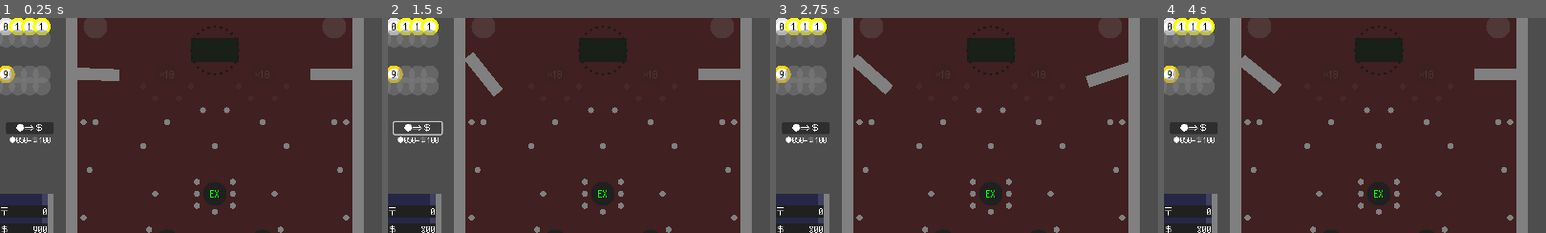
Above: before the commit, frames 1-4 (left to right).
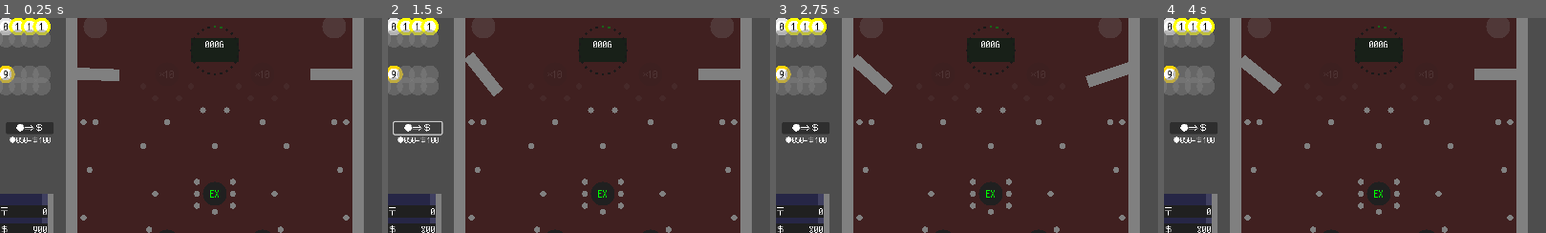
Above: after the commit, the same moments.

Repository: kamikoloss/gamball
Game: Godot game, scene res://scenes/game.tscn
The game is run twice, just before and just after one commit, with the same random seed, the same clock (stepped at 60 frames per second) and the same inputs.
Inputs:
- Up to frame 1 (0.25 s): no input
- Up to frame 2 (1.5 s): click "＄⇒●" at 0.5 s; click "●⇒＄" at 1.25 s
- Up to frame 3 (2.75 s): click "Show/Hide Debug" at 2 s
- Up to frame 4 (4 s): click "RestartGame" at 2.75 s; click "＄⇒●" at 3.5 s
The pictures show only the part of the screen within x 50-100%, y 9-59%; the shares and areas given below are measured in that part.

The runs differ from the first frame. In frame 1, 0.1% of the frame differs, in the area x 53-59%, y 3-14%; in frame 2, 0.1%; in frame 3, 0.1%; in frame 4, 0.1%.

Commit message:
ラッシュを実装した

Diff:
--- a/scripts/game.gd
+++ b/scripts/game.gd
@@ -23,9 +23,10 @@
 	[50, TaxType.Balls, 100],	# Balls 100
 	[75, TaxType.Money, 400],	# Balls 200
 	[100, TaxType.Money, 800],	# Balls 400
-	[125, TaxType.Balls, 600],	# Balls 600
 	[150, TaxType.Balls, 800],	# Balls 800
-	[175, TaxType.Balls, 1000],	# Balls 1000
+	[200, TaxType.Balls, 1600],	# Balls 1600
+	[250, TaxType.Money, 3200],	# Balls 3200
+	[300, TaxType.Money, 6400],	# Balls 6400
 ]
 
 
@@ -66,7 +67,7 @@
 # 現在ドラッグしている座標
 var _drag_position_to: Vector2
 # 引っ張りで Ball が吹き飛ぶ強さ
-# NOTE: _drag_length_max と反比例させる
+# NOTE: DRAG_LENGTH_MAX と反比例させる
 var _impulse_ratio: float = 10
 
 # 出現する Deck Ball level の初期リスト (確率込み)
@@ -94,7 +95,7 @@
 
 
 func _ready() -> void:
-	# 初期化
+	# 初期化 (ラベル用)
 	turn = 0
 	money = 1000
 	balls = 0
@@ -110,13 +111,13 @@
 	_game_ui.info_button_pressed.connect(_on_info_button_pressed)
 	_game_ui.people_touch_button_pressed.connect(_on_people_touch_button_pressed)
 	# Signal (Hole)
-	for maybe_hole in get_tree().get_nodes_in_group("hole"):
-		if maybe_hole is Hole:
-			maybe_hole.ball_entered.connect(_on_hole_ball_entered)
+	for node in get_tree().get_nodes_in_group("hole"):
+		if node is Hole:
+			node.ball_entered.connect(_on_hole_ball_entered)
 	# Signal (Product)
-	for maybe_product in _products.get_children():
-		if maybe_product is Product:
-			maybe_product.icon_pressed.connect(_on_product_icon_pressed)
+	for node in _products.get_children():
+		if node is Product:
+			node.icon_pressed.connect(_on_product_icon_pressed)
 
 	# GameUi
 	_game_ui.refresh_balls_slot_deck(_deck_level_list)
@@ -249,9 +250,8 @@
 			var level = _extra_level_list.pick_random()
 			var new_ball = _create_new_ball(level)
 			_billiards.spawn_extra_ball(new_ball)
-			# 抽選中でない場合: パチンコのラッシュ抽選を開始する
-			if not _pachinko.is_lottery_now:
-				_pachinko.start_lottery()
+			# パチンコのラッシュ抽選を開始する
+			_pachinko.start_lottery()
 		Hole.HoleType.Gain:
 			# 払い出しリストに追加する
 			var amount = hole.gain_ratio * ball.level
@@ -290,6 +290,7 @@
 
 
 # 商品のアイコンがクリックされたときの処理
+# TODO: shop 的なのに切り分ける
 func _on_product_icon_pressed(product: Product) -> void:
 	# Money が足りない場合: 何もしない
 	if money < product.price:
@@ -381,7 +382,7 @@
 	return random_rarity
 
 
-# Payout のループを開始する
+# 払い出しキューの実行ループを開始する
 func _start_payout() -> void:
 	var tween = create_tween()
 	tween.set_loops()
@@ -448,11 +449,11 @@
 
 
 # Product に MONEY を伝達する
-# TODO: Autoload にしたらいらなくなる
+# TODO: Product ホバー時に値段もらってそこで比較する
 func _set_money_to_products() -> void:
-	for maybe_product in _products.get_children():
-		if maybe_product is Product:
-			maybe_product.main_money = money
+	for node in _products.get_children():
+		if node is Product:
+			node.main_money = money
 
 
 func _get_tween(type: TweenType) -> Tween:
--- a/scripts/game_ui_debug.gd
+++ b/scripts/game_ui_debug.gd
@@ -61,9 +61,9 @@
 	_balls_plus_button.pressed.connect(func(): _game.balls += 100)
 	_balls_minus_button.pressed.connect(func(): _game.balls -= 100)
 
-	_pachinko_start_lottery_button.pressed.connect(func(): _pachinko.start_lottery())
+	_pachinko_start_lottery_button.pressed.connect(func(): _pachinko.start_lottery(true))
 	_pachinko_start_rush_button.pressed.connect(func(): _pachinko._start_rush())
-	_pachinko_finish_rush_button.pressed.connect(func(): _pachinko._finish_rush())
+	_pachinko_finish_rush_button.pressed.connect(func(): _pachinko._finish_rush(true))
 
 	_show_tax_button.pressed.connect(func(): _game_ui.show_tax_window())
 	_hide_tax_button.pressed.connect(func(): _game_ui.hide_tax_window())
--- a/scripts/lamp.gd
+++ b/scripts/lamp.gd
@@ -20,6 +20,7 @@
 
 @export var _texture: TextureRect
 
+
 var _on_color: LightColor = LightColor.DEFAULT_ON # 点灯時の色
 var _off_color: LightColor = LightColor.DEFAULT_OFF # 消灯時の色
 
@@ -39,6 +40,7 @@
 
 # ランプの 点灯色/消灯色 を設定する
 func set_light_colors(on_color: LightColor, off_color: LightColor) -> void:
+	#print("[Lamp] set_light_colors on/off = %s/%s" % [on_color, off_color])
 	_on_color = on_color
 	_off_color = off_color
 
--- a/scripts/pachinko.gd
+++ b/scripts/pachinko.gd
@@ -27,32 +27,36 @@
 @export var _rush_label_b: Label
 
 
-# 現在ラッシュ中かどうか
-var is_rush_now: bool = false
-# 現在抽選中かどうか
-var is_lottery_now: bool = false
-
-
-var _rush_continue_count = 0 # ラッシュの継続数
+
+var _is_rush_now: bool = false # 現在ラッシュ中かどうか
+var _is_lottery_now: bool = false # 現在抽選中かどうか
+
+var _rush_lottery_count: int = 0 # ラッシュの抽選数 (通常時のゲーム数)
+var _rush_continue_count: int = 0 # ラッシュの継続数
 var _rush_balls_count: int = 0 # ラッシュで入っている Ball の数
-var _rush_balls_max = 10 # ラッシュで入れられる Ball の最大数
-
-var _rush_probability_bottom = 24 # 確率 分母 (ランプの数)
-var _rush_start_probability_top = 2 # 初当たり確率 分子
-var _rush_continue_probability_top = 16 # Rush 継続率 分子
+var _rush_balls_max: int = 10 # ラッシュで入れられる Ball の最大数
+
+var _rush_probability_bottom: int = 24 # 抽選確率の分母 (ランプの数)
+var _rush_start_probability_top: int = 2 # ラッシュ初当たり抽選確率の分子
+var _rush_continue_probability_top: int = 16 # ラッシュ継続抽選確率の分子
+var _rush_last_hit_number: int = -1
 
 var _tweens: Dictionary = {} # { TweenType: Tween, ... }
 
 
 func _ready() -> void:
-	_finish_rush()
+	_rush_lottery_count = 0
+	_rush_label_a.text = ""
+	_rush_label_b.text = ""
+
+	_finish_rush(true) # 初期化なので強制的に終了する
 	_refresh_rush_lamps(false)
 	_start_rotating_wall()
 
 	# Signal (Hole)
 	for node in _rush_holes.get_children():
 		if node is Hole:
-			node.ball_entered.connect(_on_hole_ball_entered)
+			node.ball_entered.connect(_on_rush_hole_ball_entered)
 
 
 # 盤面上に Ball を移動する
@@ -68,24 +72,44 @@
 	ball.apply_impulse(spawn_impulse)
 
 
-# ラッシュ開始の抽選を行う
-func start_lottery() -> void:
-	# 抽選中の場合: 何もしない
-	# TODO: 保留
-	if is_lottery_now:
-		return
-	# ラッシュ中の場合 かつ 入れられる最大数に達していない場合: 何もしない
-	if is_rush_now and _rush_balls_count < _rush_balls_max:
-		return
-
-	is_lottery_now = true
-	var index_list = _pick_lamp_index_list()
+# ラッシュの抽選を開始する
+# TODO: 保留
+func start_lottery(force: bool = false) -> void:
+	if not force:
+		# 抽選中の場合: 何もしない
+		if _is_lottery_now:
+			return
+		# ラッシュ中の場合
+		if _is_rush_now:
+			# 入れられる最大数に達していない場合: 何もしない
+			if _rush_balls_count < _rush_balls_max:
+				return
+
+	# 通常時の場合: ゲーム数をカウントする
+	if not _is_rush_now:
+		_rush_lottery_count += 1
+		_rush_label_a.text = "%03dG" % [_rush_lottery_count]
+		_rush_label_b.text = ""
+
+	# 乱数を抽選する
+	var index_list: Array[int] = _pick_lamp_index_list()
+	var hit = index_list[2] % _rush_probability_bottom
+	var top = _rush_continue_probability_top if _is_rush_now else _rush_start_probability_top
+	print("[Pachinko] start_lottery hit/top/bottom = %s/%s/%s" % [hit, top, _rush_probability_bottom])
+
+	# 初回: _pick_lamp_index_list() の初期位置をそのまま使う
+	if _rush_last_hit_number < 0:
+		pass
+	# 2回目以降: 前回のランプの点灯位置を初期位置とする
+	else:
+		index_list = [_rush_last_hit_number, index_list[1], index_list[2]]
+	# ランプの点灯位置を保持する
+	_rush_last_hit_number = hit
+
+	# ランプの抽選結果の点灯を開始する
+	_is_lottery_now = true
 	await _start_rusn_lamps(index_list)
-	print("[Pachinko] start_lottery _start_rusn_lamps() finished")
-	var hit = index_list[2] % _rush_probability_bottom
-	var top = _rush_continue_probability_top if is_rush_now else _rush_start_probability_top
-	print("[Pachinko] start_lottery hit/top/bottom = %s/%s/%s" % [hit, top, _rush_probability_bottom])
-	is_lottery_now = false
+	_is_lottery_now = false
 
 	if hit < top:
 		_start_rush()
@@ -93,8 +117,8 @@
 		_finish_rush()
 
 
-# Ball が Hole に落ちたときの処理
-func _on_hole_ball_entered(hole: Hole, ball: Ball) -> void:
+# Ball が ラッシュ用 Hole に落ちたときの処理
+func _on_rush_hole_ball_entered(hole: Hole, ball: Ball) -> void:
 	# 入れられる最大数に達している場合: 何もしない
 	if _rush_balls_max <= _rush_balls_count:
 		return
@@ -108,12 +132,12 @@
 		_disable_rush_devices()
 
 
-# ラッシュを開始する (継続するときも含む)
+# ラッシュを開始する (ラッシュを継続するときも含む)
 func _start_rush() -> void:
-	is_rush_now = true
-
+	_is_rush_now = true
 	_rush_balls_count = 0
 	_rush_continue_count += 1
+
 	_refresh_rush_lamps(true)
 	_enable_rush_devices()
 
@@ -121,15 +145,21 @@
 	_rush_label_b.text = "%02d/%02d" % [_rush_balls_count, _rush_balls_max]
 
 # ラッシュを終了する
-func _finish_rush() -> void:
-	is_rush_now = false
-
+func _finish_rush(force: bool = false) -> void:
+	if not force:
+		# 通常時の場合: 何もしない
+		if not _is_rush_now:
+			return
+
+	_is_rush_now = false
+	_rush_lottery_count = 0
 	_rush_balls_count = 0
 	_rush_continue_count = 0
+
 	_refresh_rush_lamps(false)
 	_disable_rush_devices()
 
-	_rush_label_a.text = ""
+	_rush_label_a.text = "%03dG" % [_rush_lottery_count]
 	_rush_label_b.text = ""
 
 
@@ -193,10 +223,10 @@
 # NOTE: set_loops は chain で切れないので Tween を分ける
 func _flash_lamp(index: int) -> void:
 	var tween2 = _get_tween(TweenType.RushLampFlash)
-	tween2.set_loops(5)
+	tween2.set_loops(4)
+	tween2.tween_callback(func(): _disable_rush_lamps())
+	tween2.tween_interval(0.1)
 	tween2.tween_callback(func(): _enable_rush_lamp(index))
-	tween2.tween_interval(0.1)
-	tween2.tween_callback(func(): _disable_rush_lamps())
 	tween2.tween_interval(0.1)
 	await tween2.finished
 
@@ -211,24 +241,25 @@
 				node.set_light_colors(Lamp.LightColor.GREEN_ON, Lamp.LightColor.GREEN_OFF)
 			else:
 				node.set_light_colors(Lamp.LightColor.DEFAULT_ON, Lamp.LightColor.DEFAULT_OFF)
+			node.disable()
 		count += 1
 
 # 特定のランプを点灯させる
 func _enable_rush_lamp(index: int) -> void:
 	var count = 0
-	for maybe_lamp in _rush_lamps.get_children():
-		if maybe_lamp is Lamp:
+	for node in _rush_lamps.get_children():
+		if node is Lamp:
 			if count == index:
-				maybe_lamp.enable()
+				node.enable()
 			else:
-				maybe_lamp.disable()
+				node.disable()
 		count += 1
 
 # すべてのランプを消灯する
 func _disable_rush_lamps() -> void:
-	for maybe_lamp in _rush_lamps.get_children():
-		if maybe_lamp is Lamp:
-			maybe_lamp.disable()
+	for node in _rush_lamps.get_children():
+		if node is Lamp:
+			node.disable()
 
 
 # 回転床の動作を開始する
